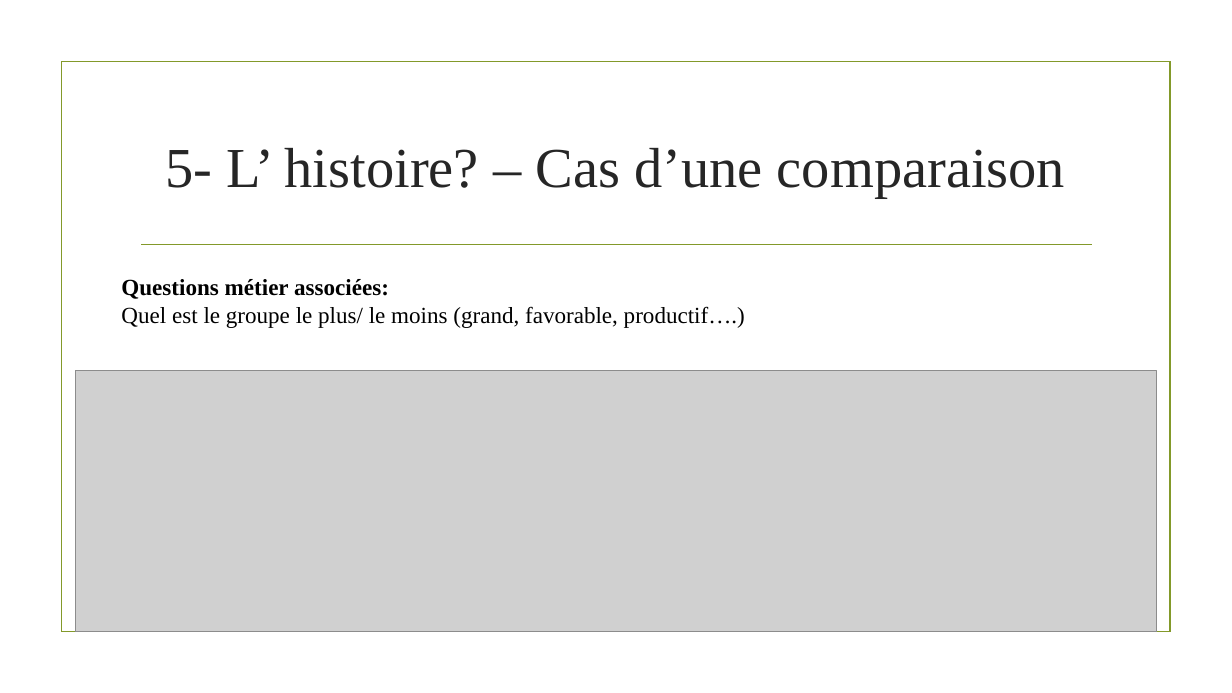
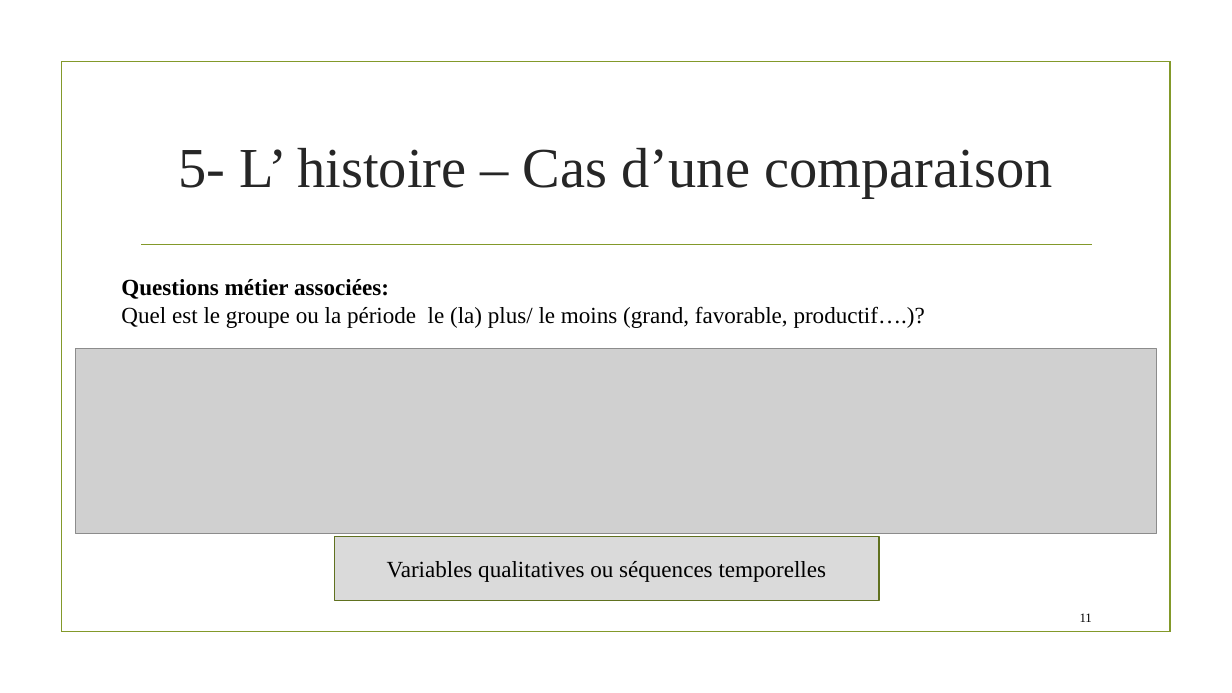
Before and after one commit to ML-for-B-E/Statistique-graphique, a slide deck: slide 11 of Statistique graphique.pptx. Drawn at 1232x693 pixels with LibreOffice and Linux fonts; fonts in the diff are those of the drawing; grey boxes stand for pictures; background and template pictures are left out. Boxes give left, top, right and bottom in pixels: in the first picture for what was removed or moved away, otherwise in the second. Text is boxed around its words. In the diff, an @@ line names an element or a change of style, - is before the commit and + after.

```diff
--- a/Statistique graphique.pptx
+++ b/Statistique graphique.pptx
@@ title at <box>178,148,1052,198</box>: text changed @@
-5- L’ histoire? – Cas d’une comparaison
+5- L’ histoire – Cas d’une comparaison
@@ text at <box>121,306,925,328</box>: text changed @@
-Quel est le groupe le plus/ le moins (grand, favorable, productif….)
+Quel est le groupe ou la période le (la) plus/ le moins (grand, favorable, productif….)?
@@ picture: place and size @@
-picture at <box>76,371,1157,631</box>
+picture at <box>76,348,1157,533</box>
@@ rectangle added at <box>335,536,879,600</box>, fill #DADADA, outline #61711F 1.25 pt, 18 pt, text #000000 @@
+Variables qualitatives ou séquences temporelles
```
Also in this commit, not shown: 14 other slides changed, 6 slides added.
